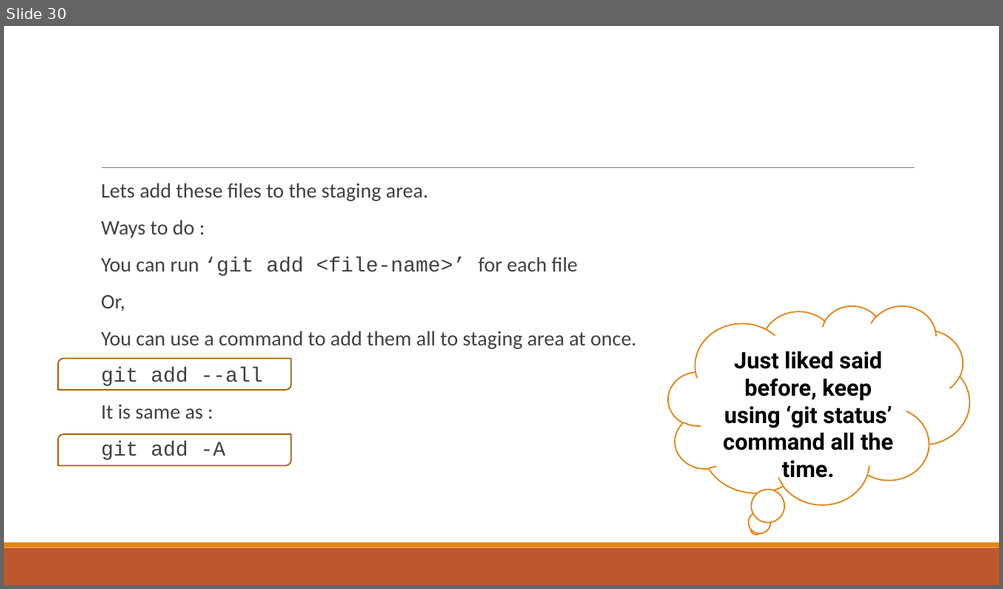
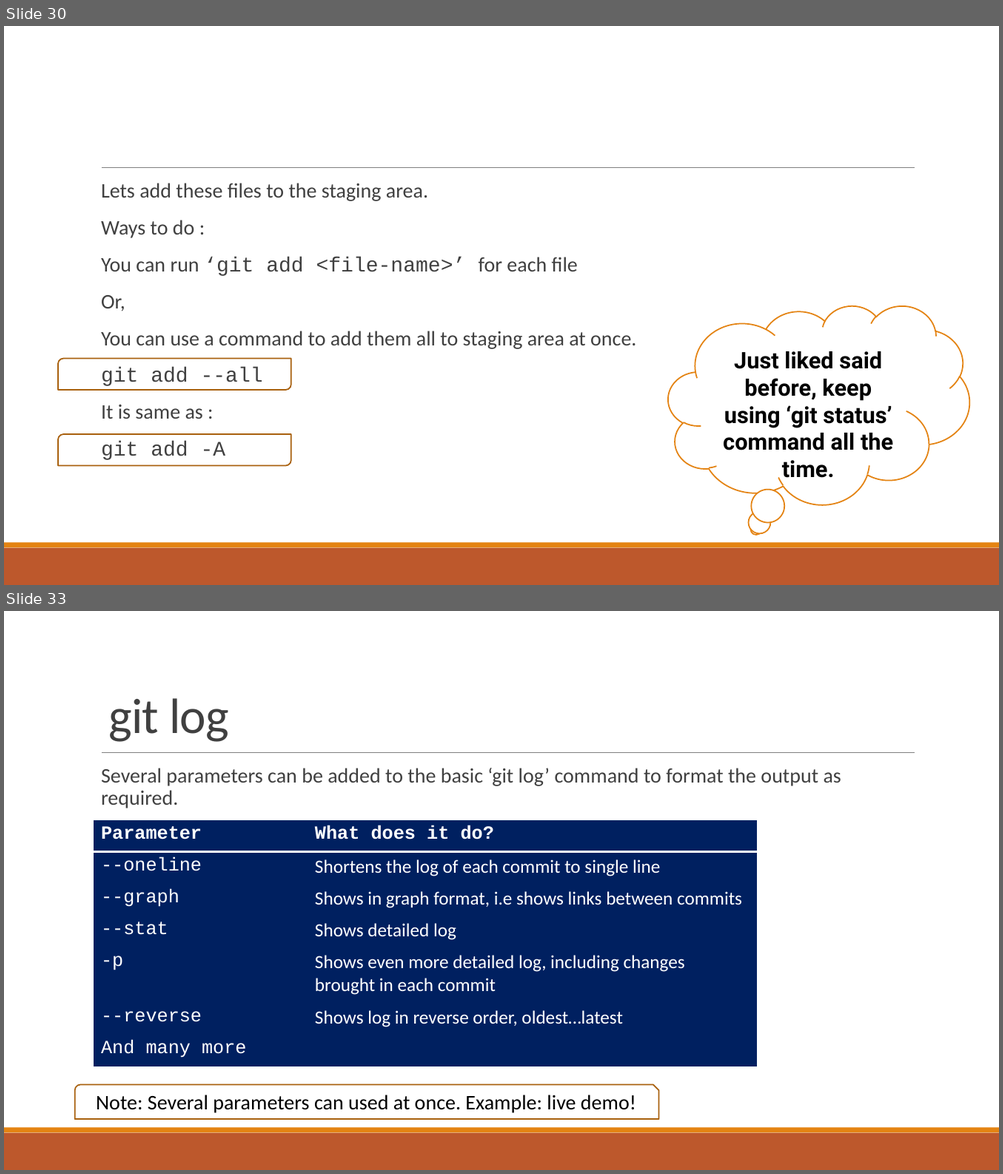
Before and after one commit to roshanlc/crash-course-on-git-and-github, a slide deck: Crash course on git and github.pptx. Shown one above the other, each under a label of ours: slide 30 before the commit, slides 30 and 33 after it; the slides between them are not shown. The pictures are 1003x589 and 1003x1174 pixels, drawn with LibreOffice and Linux fonts; fonts in the diff are those of the drawing. Boxes give left, top, right and bottom in pixels: in the first picture for what was removed or moved away, otherwise in the second. Text is boxed around its words. In the diff, an @@ line names an element or a change of style, - is before the commit and + after.

```diff
--- a/Crash course on git and github.pptx
+++ b/Crash course on git and github.pptx
@@ slide 33 added at [4, 611, 999, 1170], background #FFFFFF; not listed: 3 template elements that a slide beside it also shows @@
@@ title added at [108, 698, 229, 742], 48 pt, text #404040 @@
+git log
@@ text added at [101, 768, 841, 809], 20 pt, text #404040 @@
+  Several parameters can be added to the basic ‘git log’ command to format the output as required.
@@ table added at [94, 820, 757, 1067], 7 rows, 2 columns @@
+Parameter | What does it do?
+--oneline | Shortens the log of each commit to single line
+--graph | Shows in graph format, i.e shows links between commits
+--stat | Shows detailed log
+-p | Shows even more detailed log, including changes brought in each commit
+--reverse | Shows log in reverse order, oldest…latest
+And many more | 
@@ snip round rect added at [75, 1085, 659, 1119], outline #A9610D 1.25 pt @@
@@ text added at [96, 1095, 636, 1113], 20 pt, text #000000 @@
+Note: Several parameters can used at once. Example: live demo!
```
Also in this commit, not shown: 3 slides changed, 14 other slides added.
